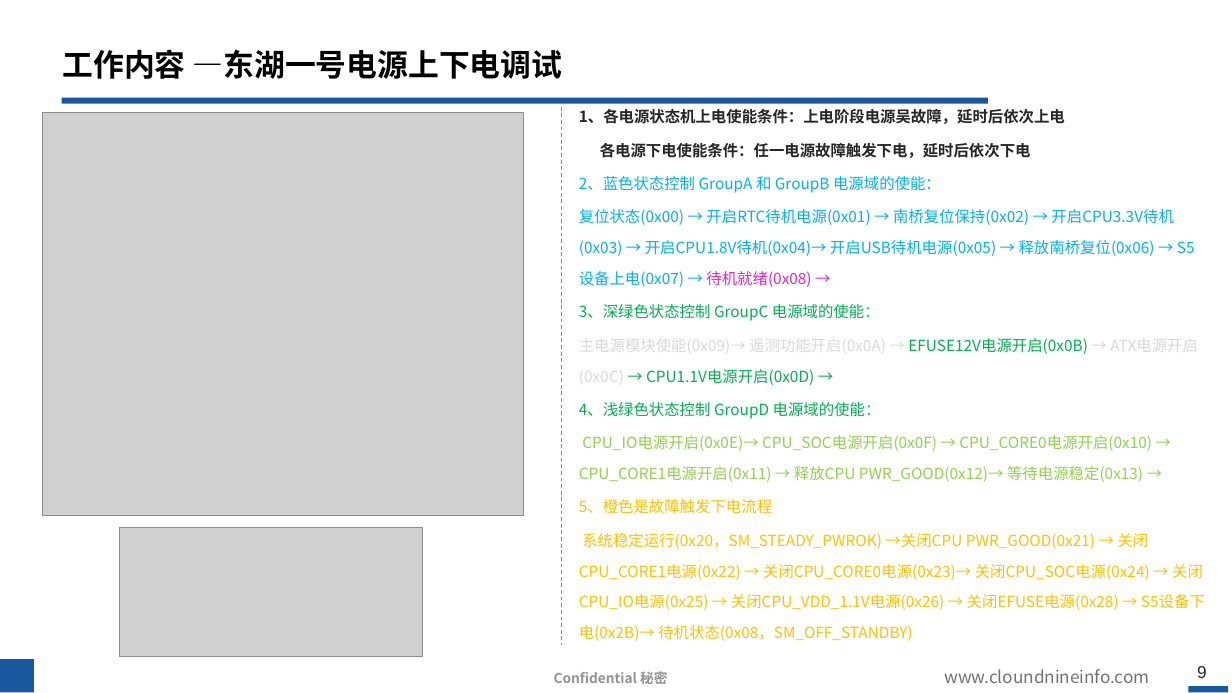
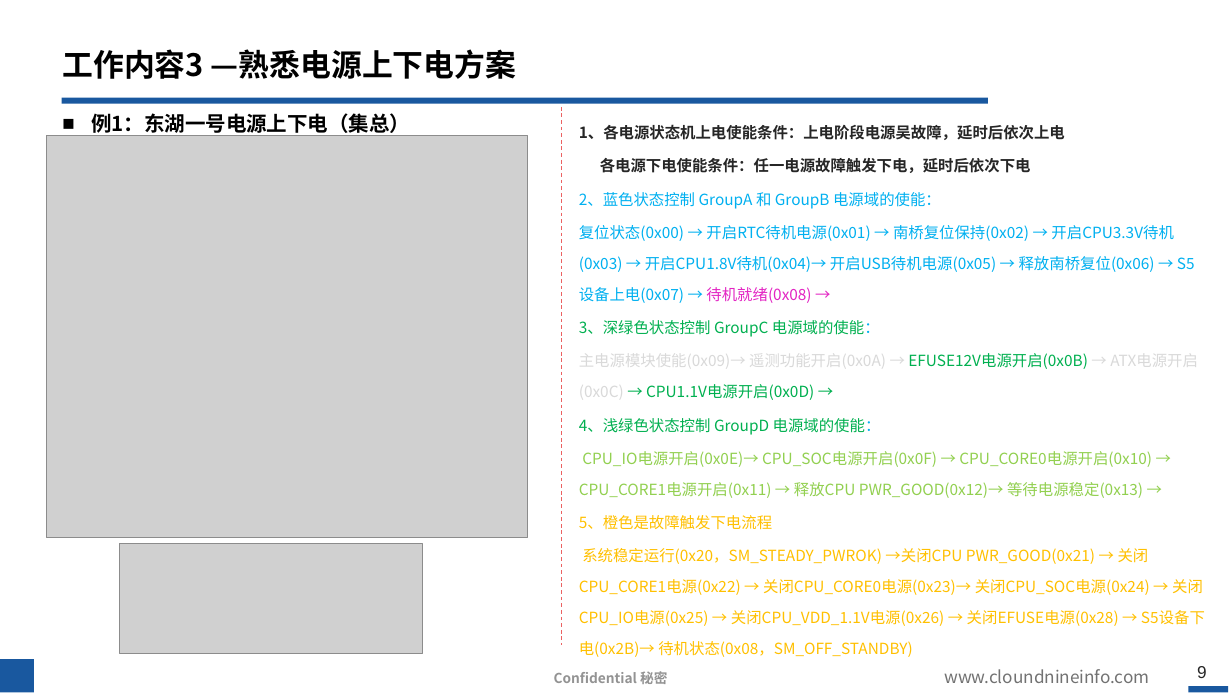
Before and after one commit to hahada-998/Tieta_code, a slide deck: slide 9 of 转正答辩.pptx. Drawn at 1232x693 pixels with LibreOffice and Linux fonts; fonts in the diff are those of the drawing; grey boxes stand for pictures; background and template pictures are left out. Boxes give left, top, right and bottom in pixels: in the first picture for what was removed or moved away, otherwise in the second. Text is boxed around its words. In the diff, an @@ line names an element or a change of style, - is before the commit and + after.

```diff
--- a/转正答辩.pptx
+++ b/转正答辩.pptx
@@ title at <box>63,49,516,79</box>: text changed @@
-工作内容 —东湖一号电源上下电调试
+工作内容3 —熟悉电源上下电方案
@@ text added at <box>91,113,410,137</box>, 16 pt, text #000000, bold @@
+■ 例1：东湖一号电源上下电（集总）
@@ text "1、各电源状态机上电使能条件：上电阶段电源吴故障，延时后依次上电" rewrapped from <box>579,108,1203,641</box> to <box>579,124,1203,595</box> @@
@@ picture: place and size @@
-picture at <box>43,113,524,516</box>
+picture at <box>46,135,528,538</box>
@@ picture: place and size @@
-picture at <box>120,528,423,657</box>
+picture at <box>120,543,423,653</box>
```
Also in this commit, not shown: 7 other slides changed, 3 slides added, 26 slides removed, 2 other files.
